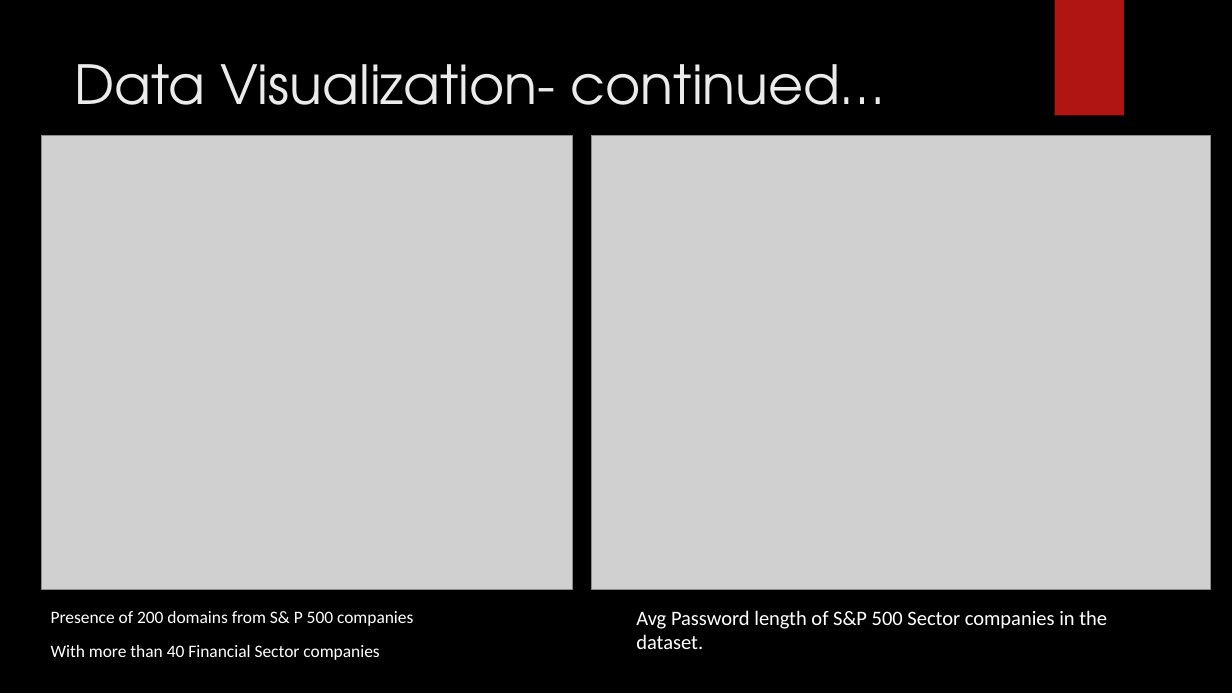
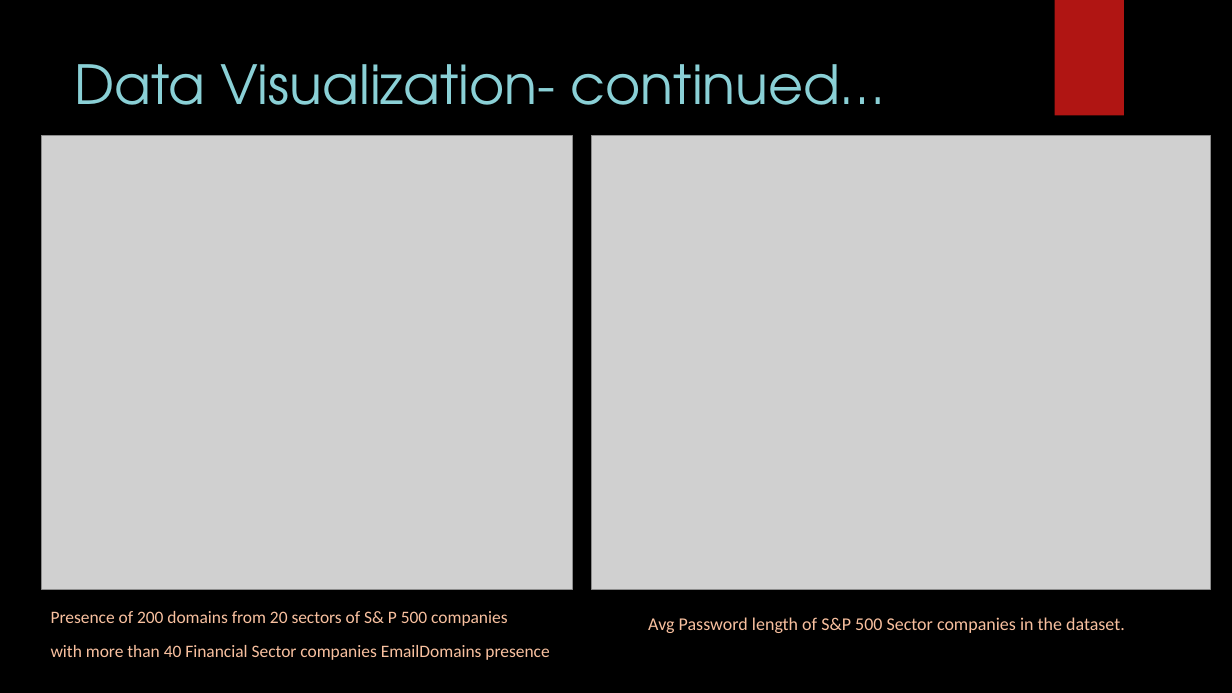
Before and after one commit to ashwin-patil/springboard-intro-to-datascience, a slide deck: slide 7 of capstone_project/Analysis of Passwords exposed in multiple Data Breaches.pptx (slide 6 before the commit). Drawn at 1232x693 pixels with LibreOffice and Linux fonts; fonts in the diff are those of the drawing; grey boxes stand for pictures; background and template pictures are left out. Boxes give left, top, right and bottom in pixels: in the first picture for what was removed or moved away, otherwise in the second. Text is boxed around its words. In the diff, an @@ line names an element or a change of style, - is before the commit and + after.

```diff
--- a/capstone_project/Analysis of Passwords exposed in multiple Data Breaches.pptx
+++ b/capstone_project/Analysis of Passwords exposed in multiple Data Breaches.pptx
@@ title "Data Visualization- continued…" at (75, 64, 885, 105): text colour #EBEBEB to #8AD0D6 @@
@@ text at (51, 611, 549, 660): text changed; text colour #FFFFFF to #F8C09F @@
-Presence of 200 domains from S& P 500 companies
-With more than 40 Financial Sector companies
+Presence of 200 domains from 20 sectors of S& P 500 companies
+with more than 40 Financial Sector companies EmailDomains presence
@@ text "Avg Password length of S&P ...": place and size @@
-text "Avg Password length of S&P ..." at (636, 610, 1107, 649)
+text "Avg Password length of S&P ..." at (648, 617, 1125, 633)
@@ text "Avg Password length of S&P ..." at (648, 617, 1125, 633): size 16 to 14 pt, text colour #FFFFFF to #F8C09F @@
```
Also in this commit, not shown: 7 other slides changed, 2 slides added, 1 other file.
